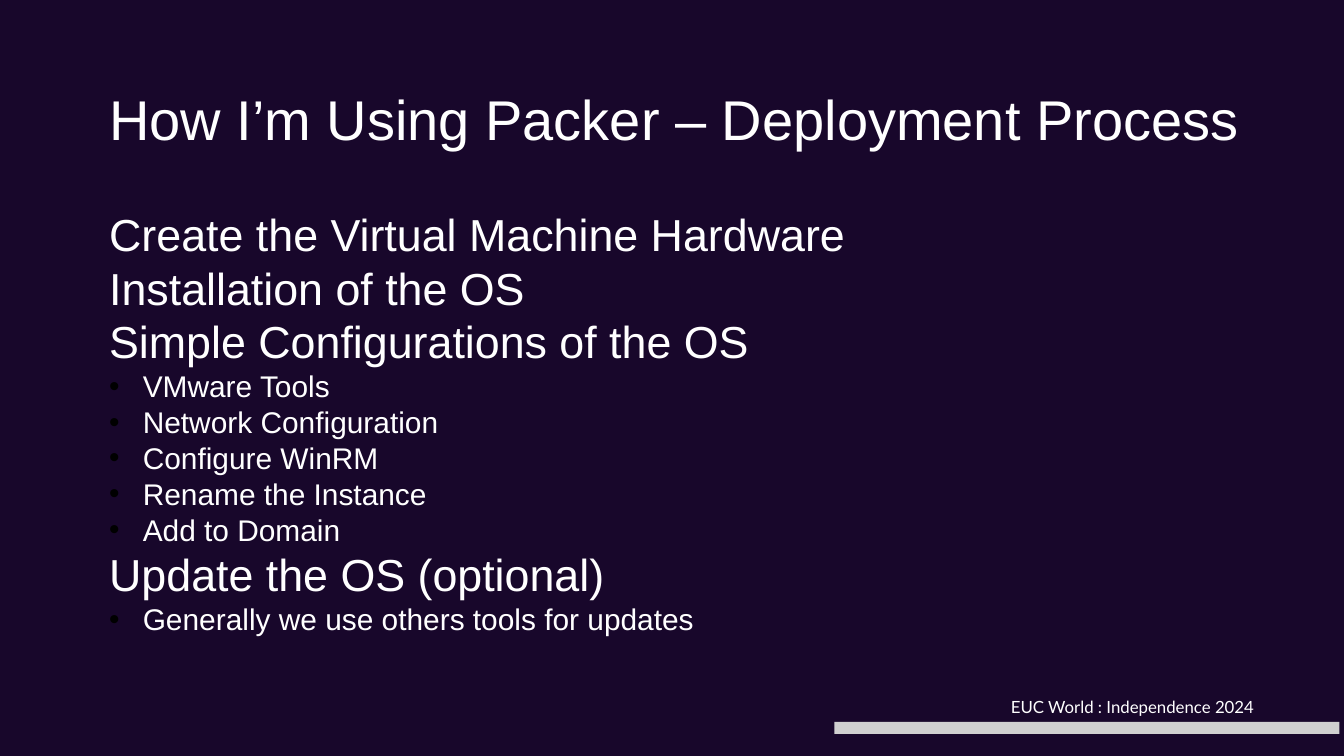
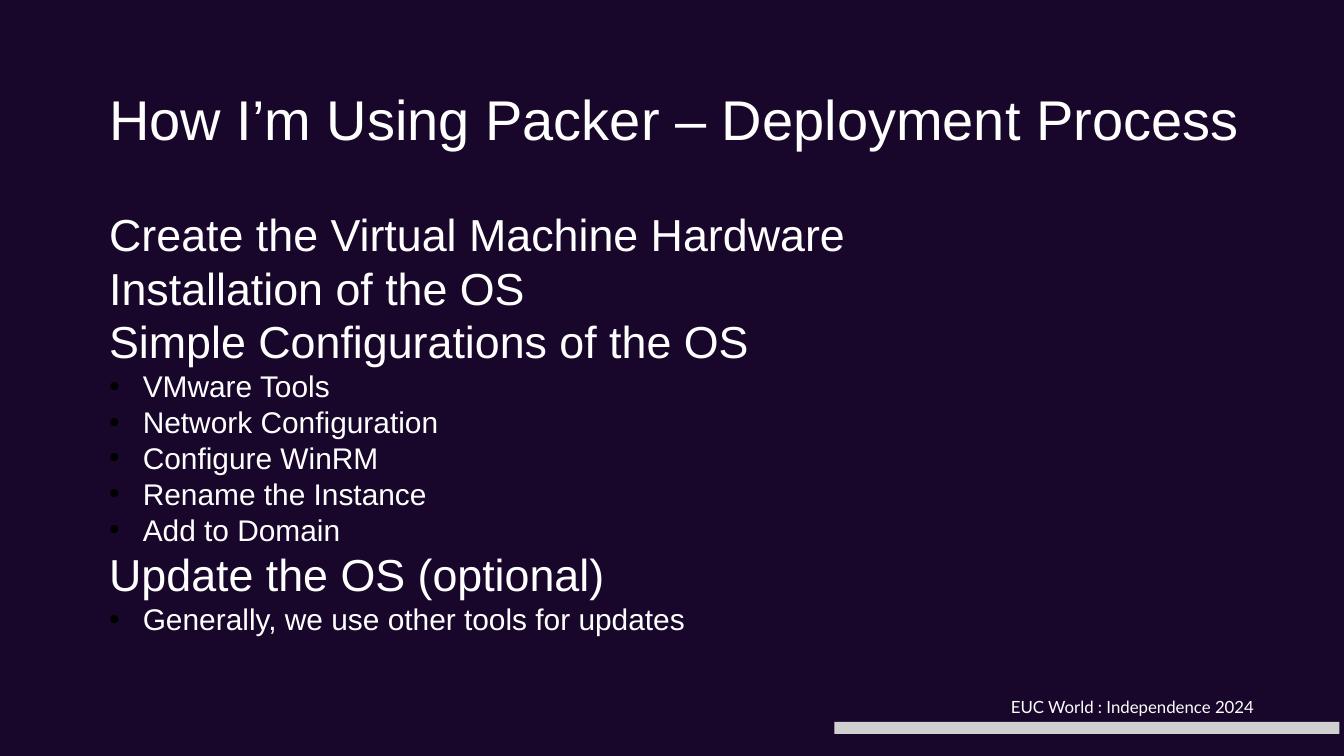
Before and after one commit to ctxcommunity/euc-world-packer-code-and-demo, a slide deck: slide 8 of EUCWorldPresentation.pptx. Drawn at 1344x756 pixels with LibreOffice and Linux fonts; fonts in the diff are those of the drawing; grey boxes stand for pictures. Boxes give left, top, right and bottom in pixels: in the first picture for what was removed or moved away, otherwise in the second. Text is boxed around its words. In the diff, an @@ line names an element or a change of style, - is before the commit and + after.

```diff
--- a/EUCWorldPresentation.pptx
+++ b/EUCWorldPresentation.pptx
@@ text at bbox=[143, 608, 685, 636]: text changed @@
-• Generally we use others tools for updates
+• Generally, we use other tools for updates
```
Also in this commit, not shown: 2 other slides changed.
